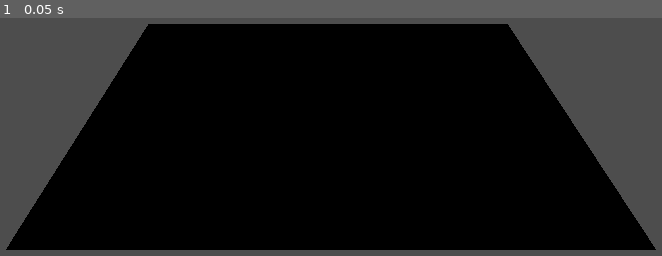
Above: before the commit, frame 1.
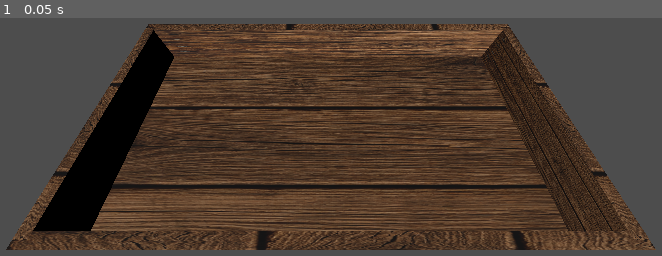
Above: after the commit, the same moment.

Repository: olegbogai-web/dicegame
Game: Godot game, scene res://ui/scenes/board.tscn
The game is run twice, just before and just after one commit, with the same random seed, the same clock (stepped at 60 frames per second) and the same inputs.
Inputs:
- Up to frame 1 (0.05 s): no input

The runs differ from the first frame. In frame 1, 65% of the frame differs, in the area x 0-100%, y 2-98%.

Commit message:
добавил коече

Diff:
--- a/ui/scenes/board.tscn
+++ b/ui/scenes/board.tscn
@@ -42,3 +42,6 @@
 [node name="test_camera" type="Camera3D" parent="." unique_id=1142329002]
 transform = Transform3D(1, 0, 0, 0, 0.57357645, 0.81915206, 0, -0.81915206, 0.57357645, -0.04113269, 2.3223188, 1.0388587)
 fov = 87.1875
+
+[node name="test_Light" type="DirectionalLight3D" parent="." unique_id=76983028]
+transform = Transform3D(0.95406866, 0.19014458, -0.23151249, -0.07741402, 0.90299547, 0.42261827, 0.2894133, -0.38528454, 0.87623954, 0, 0, 0)
